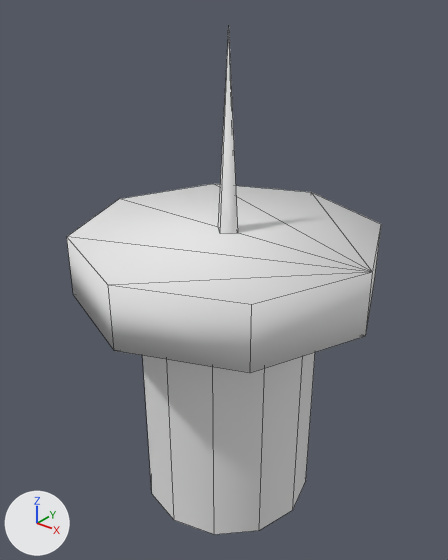
The OBJ model assets/meshes/props/control_tower/geometry.obj: old version first, new version second.
The view is the same before and after, from a 50 mm camera at (5.69, -7.21, 8.57) aimed at (-0.08, 0.0, 4.1). The lights are fixed; the arrows at lower left show +X, +Y and +Z. Mesh edges are drawn as thin lines. Where no turn or scale is listed for an object, it has been applied to the vertices.

The first picture shows 'geometry'.
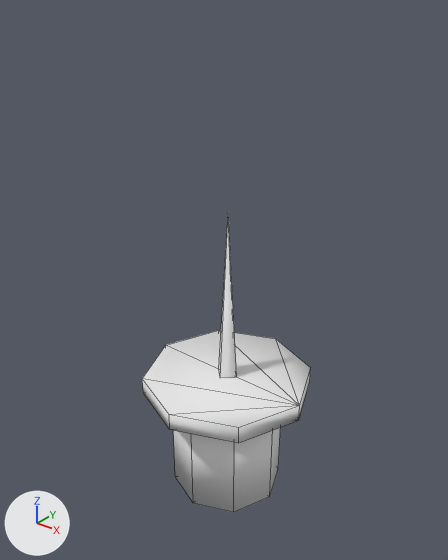
Changed parts and their boxes (x1, y1, x2, y2) in the pictures (448 x 560 px; the box of a moved part takes in the faces that stretch with it):
'geometry', reshaped (46% narrower, 43% shorter): before (67, 27, 381, 535); after (142, 221, 311, 512)
part 1 of me_geometry, added: after (173, 428, 280, 512)
part 2 of me_geometry, added: after (142, 330, 311, 443)
part 3 of me_geometry, moved or reshaped: before (218, 27, 238, 234); after (219, 221, 236, 378)
part 4 of me_geometry, deleted: before (143, 352, 315, 535)
part 5 of me_geometry, deleted: before (67, 184, 381, 373)

Diff of the bpy script that builds the scene:
```diff
--- a/assets/meshes/props/control_tower/geometry.obj.py
+++ b/assets/meshes/props/control_tower/geometry.obj.py
@@ me_geometry @@
 me_geometry.from_pydata(...)  # 45 vertices, 36 faces; spans x -2.5..2.5, y -2.5..2.5, z 0.0..8.0
 # used by ob_geometry; location = (0.0, 0.0, 0.0)
+# me_geometry part 1: a new loose piece, an 8-sided cylinder along z spanning x -1.0..1.0, y -1.0..1.0, z 0.0..2.0, in mat_default (white #e7e7e7)
+# me_geometry part 2: a new loose piece, an 8-sided cylinder along z spanning x -1.5..1.5, y -1.5..1.5, z 2.0..2.3, in mat_default (white #e7e7e7)
+# me_geometry part 3: the loose piece of 5 vertices spanning x -0.2..0.2, y -0.2..0.2, z 5.0..8.0 is moved by (0.0, 0.0, -2.7)
+# me_geometry part 4: the loose piece of 24 vertices spanning x -1.5..1.5, y -1.5..1.5, z 0.0..4.0 is deleted
+# me_geometry part 5: the loose piece of 16 vertices spanning x -2.5..2.5, y -2.5..2.5, z 4.0..5.0 is deleted
 me_geometry.materials.append(mat_default)
```
